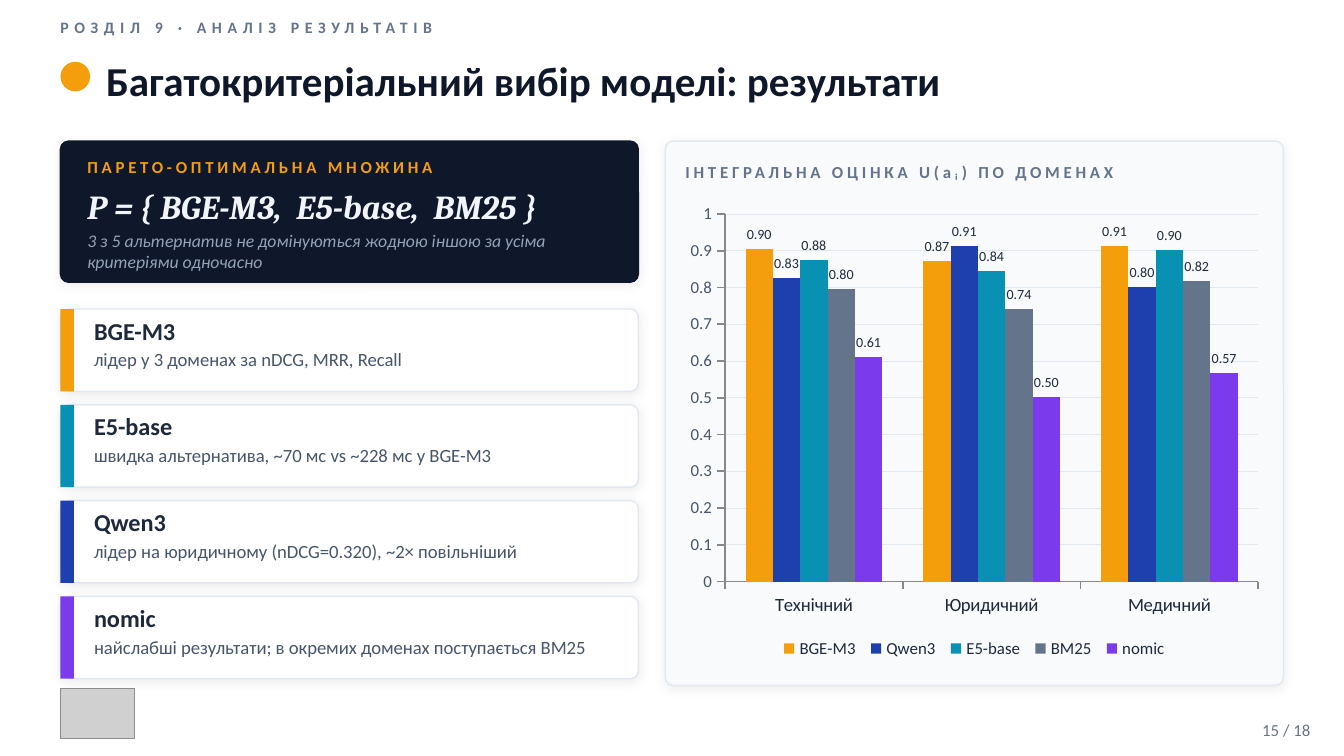
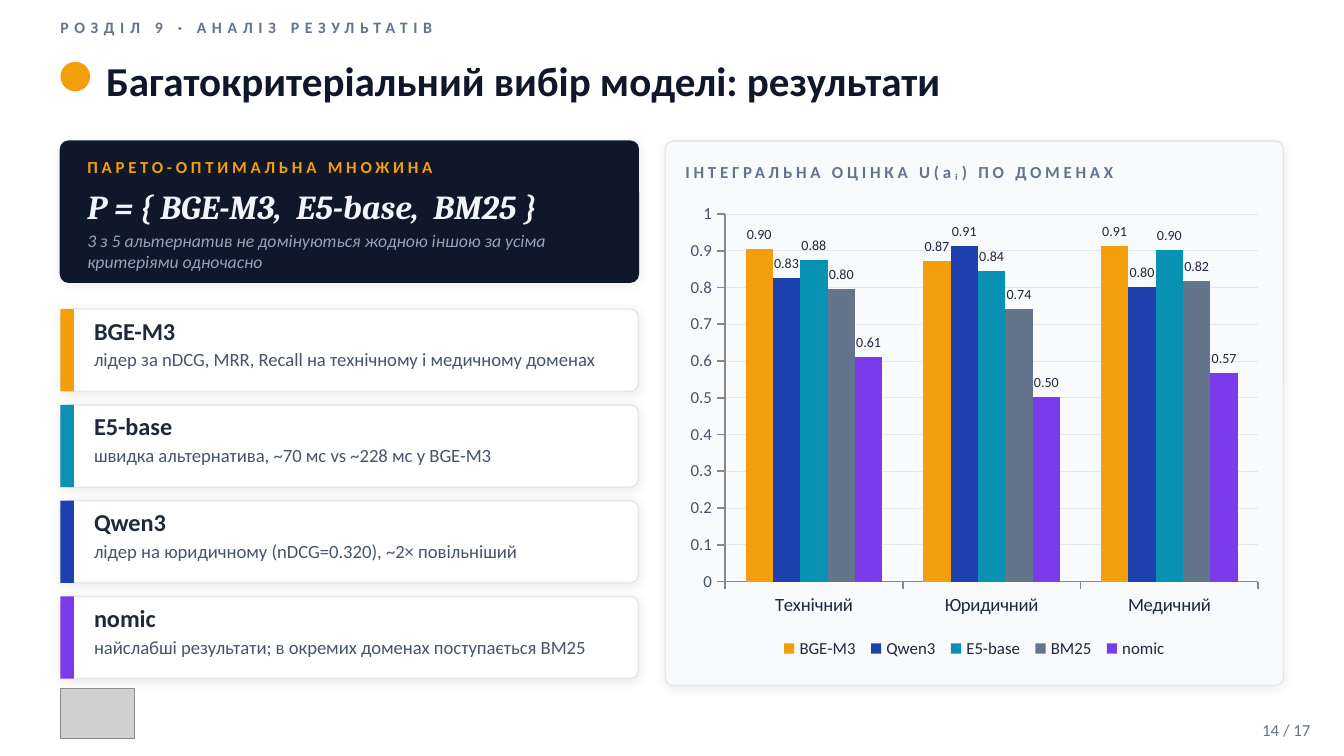
Before and after one commit to vitaliinnest/2026_M_PI_IPZ-24-1_Nesterenko_V_V, a slide deck: slide 14 of 2026_М_ПІ_ІПЗ-24-1_Нестеренко_В_В/2026_М_ПІ_ІПЗм-24-1_Нестеренко_В_В.pptx (slide 15 before the commit). Drawn at 1344x756 pixels with LibreOffice and Linux fonts; fonts in the diff are those of the drawing; grey boxes stand for pictures. Boxes give left, top, right and bottom in pixels: in the first picture for what was removed or moved away, otherwise in the second. Text is boxed around its words. In the diff, an @@ line names an element or a change of style, - is before the commit and + after.

```diff
--- a/2026_М_ПІ_ІПЗ-24-1_Нестеренко_В_В/2026_М_ПІ_ІПЗм-24-1_Нестеренко_В_В.pptx
+++ b/2026_М_ПІ_ІПЗ-24-1_Нестеренко_В_В/2026_М_ПІ_ІПЗм-24-1_Нестеренко_В_В.pptx
@@ text at (94,353,595,369): text changed @@
-лідер у 3 доменах за nDCG, MRR, Recall
+лідер за nDCG, MRR, Recall на технічному і медичному доменах
@@ text at (1262,725,1310,736): text changed @@
-15 / 18
+14 / 17
```
Also in this commit, not shown: 15 other slides changed, 1 slide removed.
